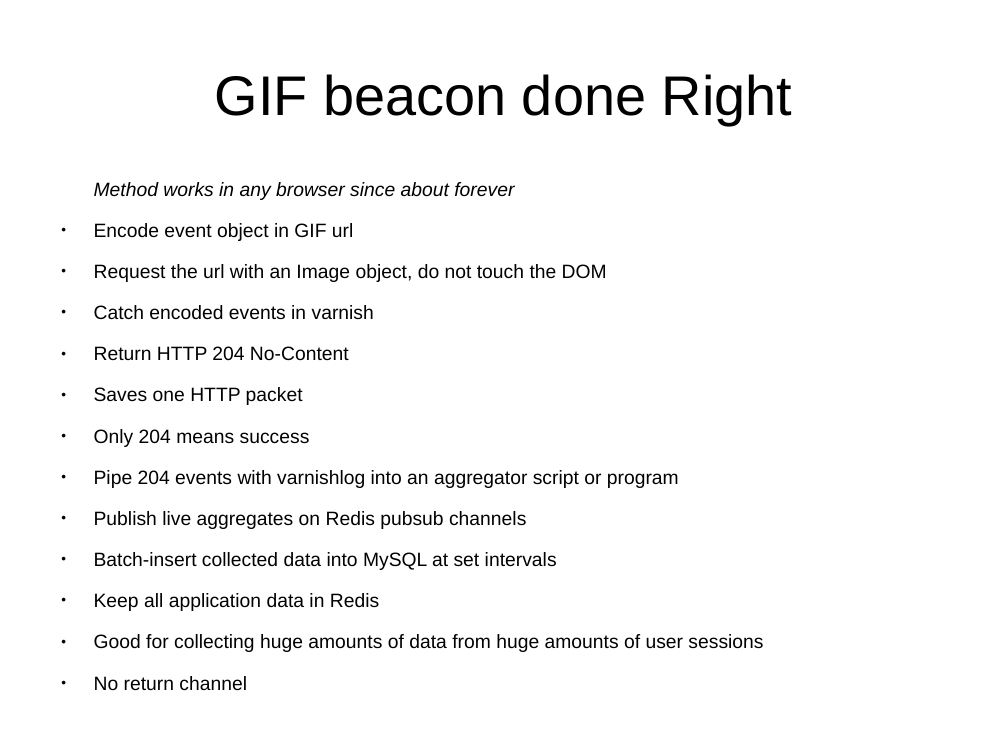
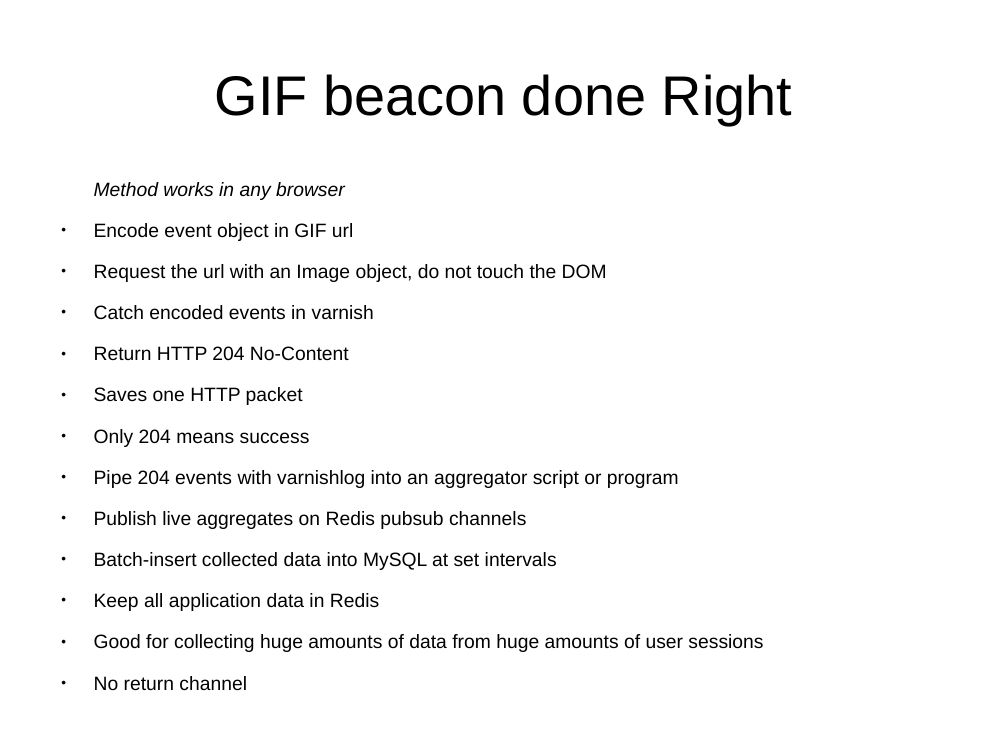
Before and after one commit to fillefrans/pi, a slide deck: slide 13 of doc/tech-presentation-sep-2013.odp. Drawn at 1008x756 pixels with LibreOffice and Linux fonts; fonts in the diff are those of the drawing. Boxes give left, top, right and bottom in pixels: in the first picture for what was removed or moved away, otherwise in the second. Text is boxed around its words. In the diff, an @@ line names an element or a change of style, - is before the commit and + after.

```diff
--- a/doc/tech-presentation-sep-2013.odp
+++ b/doc/tech-presentation-sep-2013.odp
@@ text at [94,182,345,200]: text changed @@
-Method works in any browser since about forever
+Method works in any browser
```
Also in this commit, not shown: 1 other slide changed, 11 other files.
